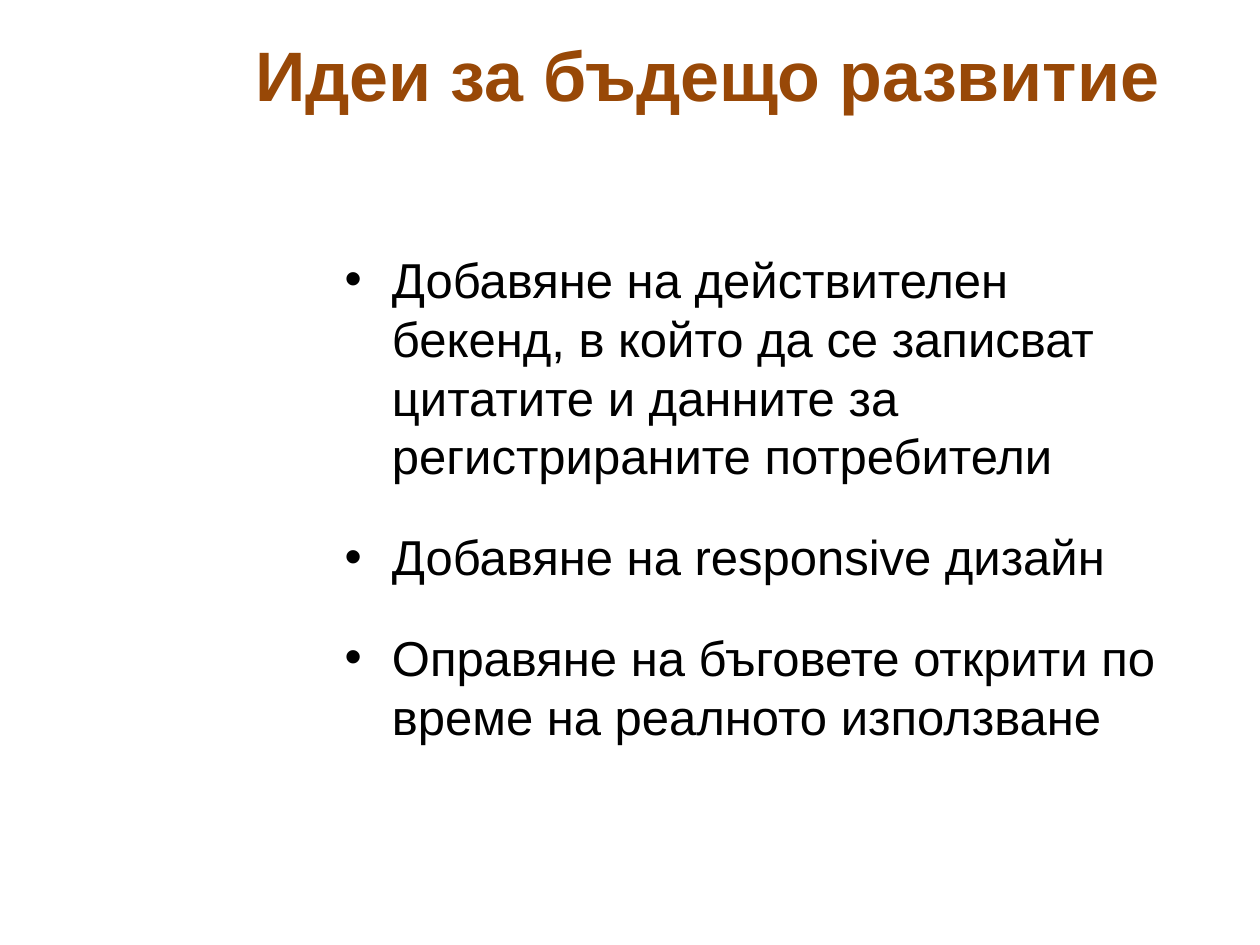
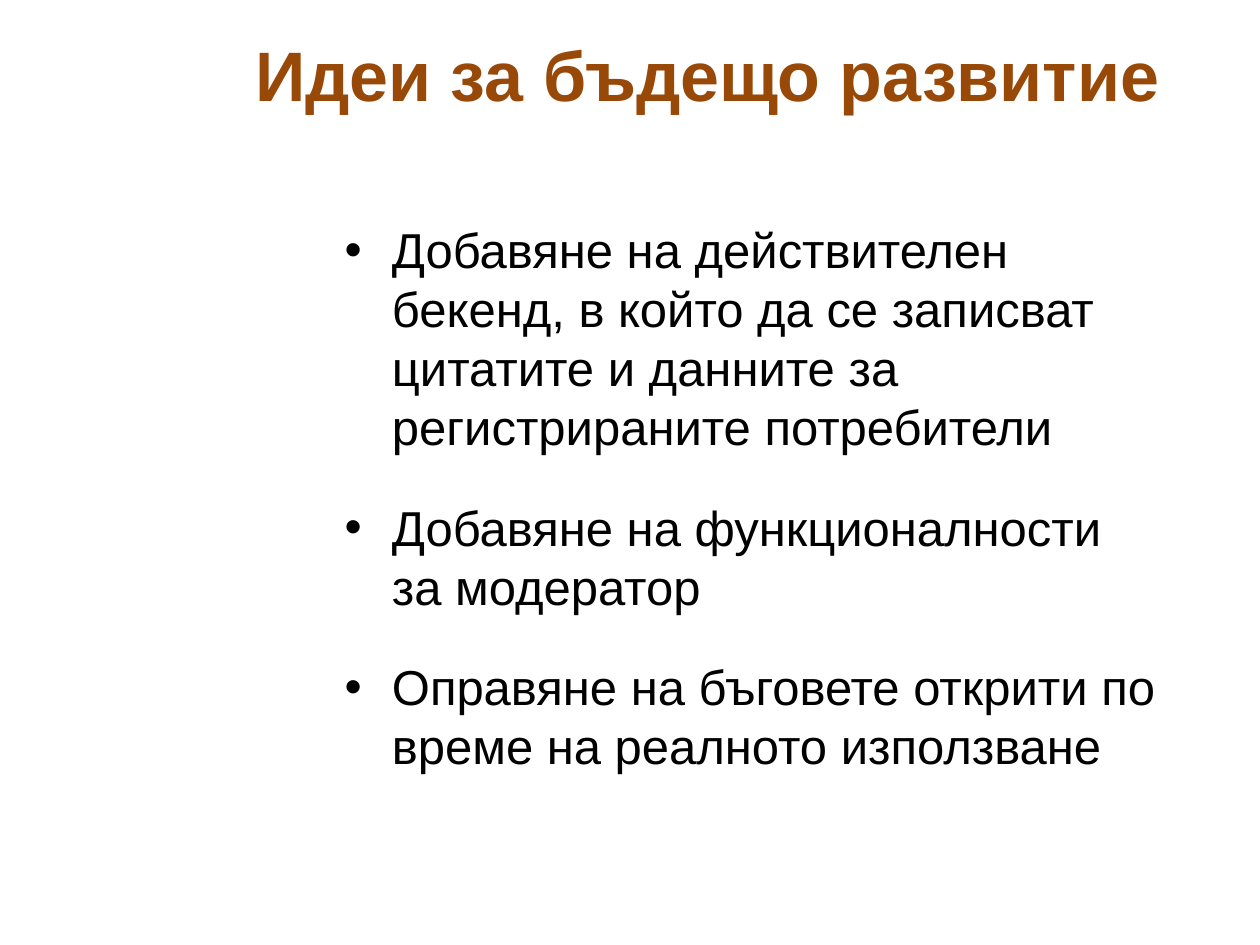
Before and after one commit to MerlinMehmed/HCI-2018-Quotes, a slide deck: slide 13 of Z6_61890_61931_61957.pptx. Drawn at 1260x945 pixels with LibreOffice and Linux fonts; fonts in the diff are those of the drawing; background and template pictures are left out. Boxes give left, top, right and bottom in pixels: in the first picture for what was removed or moved away, otherwise in the second. Text is boxed around its words. In the diff, an @@ line names an element or a change of style, - is before the commit and + after.

```diff
--- a/Z6_61890_61931_61957.pptx
+++ b/Z6_61890_61931_61957.pptx
@@ text at box(392, 510, 1102, 615): text changed @@
-• Добавяне на responsive дизайн
+• Добавяне на функционалности за модератор
```
Also in this commit, not shown: 7 other slides changed, 2 other files.
